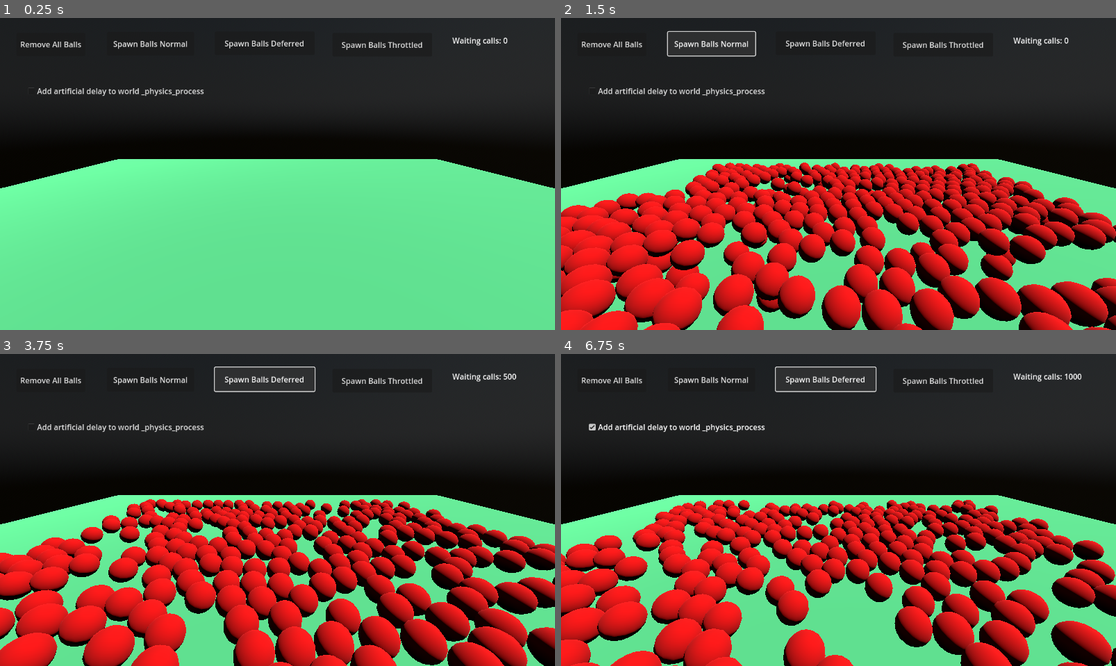
Above: before the commit, frames 1-4 (two rows, left to right).
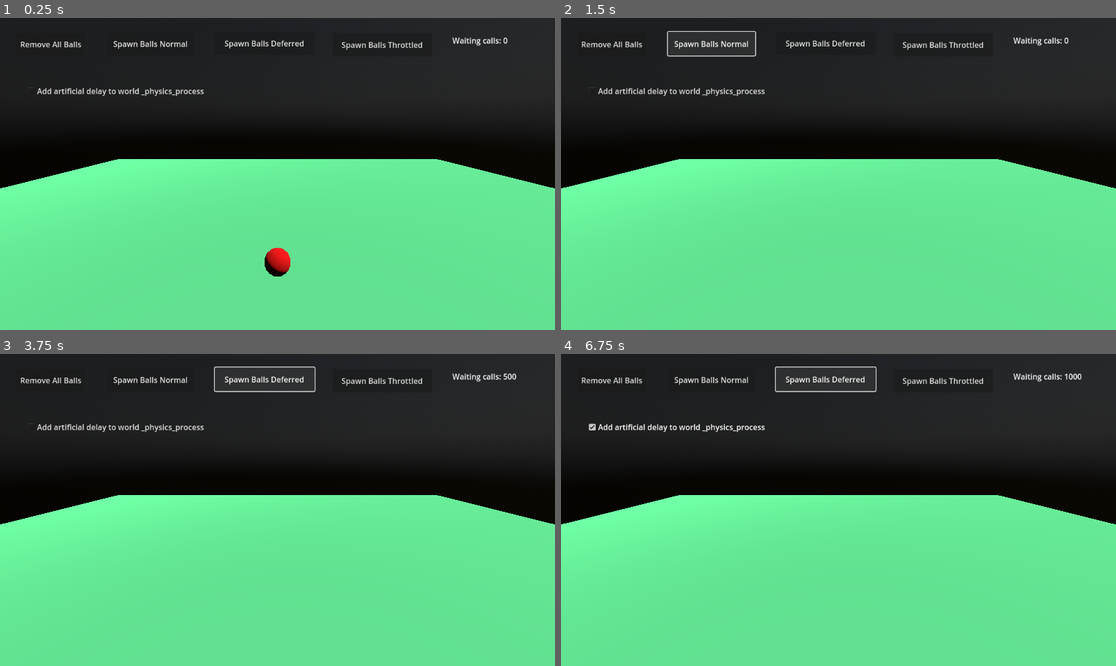
Above: after the commit, the same moments.

Repository: ImmersiveRPG/GodotCallThrottled
Game: Godot game, scene res://src/World/world.tscn
Same seed, same stepped clock (60 frames per second), same inputs: the game is played once before the commit and once after it.
Inputs:
- Up to frame 1 (0.25 s): no input
- Up to frame 2 (1.5 s): click "Spawn Balls Normal" at 0.5 s; click "Spawn Balls Normal" at 1.25 s
- Up to frame 3 (3.75 s): click "Remove All Balls" at 2 s; click "Spawn Balls Throttled" at 2.75 s; click "Spawn Balls Deferred" at 3.5 s
- Up to frame 4 (6.75 s): click "Add artificial delay to world…" at 4.25 s; click "Remove All Balls" at 5 s; click "Spawn Balls Throttled" at 5.75 s; click "Spawn Balls Deferred" at 6.5 s

The runs differ from the first frame. In frame 1, 0.3% of the frame differs, in the area x 47-53%, y 73-83%; in frame 2, 41%, in the area x 0-100%, y 46-100%; in frame 3, 40%; in frame 4, 35%.

Commit message:
Added 1 second delay on setup

Diff:
--- a/project/src/World/world.gd
+++ b/project/src/World/world.gd
@@ -10,6 +10,9 @@
 var _is_artificial_delay := false
 
 func _ready() -> void:
+	# Wait 1 second for the game engine to start
+	await self.get_tree().create_timer(1).timeout
+
 	var frame_budget_usec := floori(1000000 / float(Engine.get_physics_ticks_per_second()))
 	var frame_budget_threshold_usec := 5000
 	GodotCallThrottled.start(frame_budget_usec, frame_budget_threshold_usec)
@@ -36,7 +39,7 @@
 	for child in _ball_holder.get_children():
 		child.queue_free()
 		i += 1
-		if i > 10:
+		if i > 100:
 			return
 
 func _process(_delta : float) -> void:
